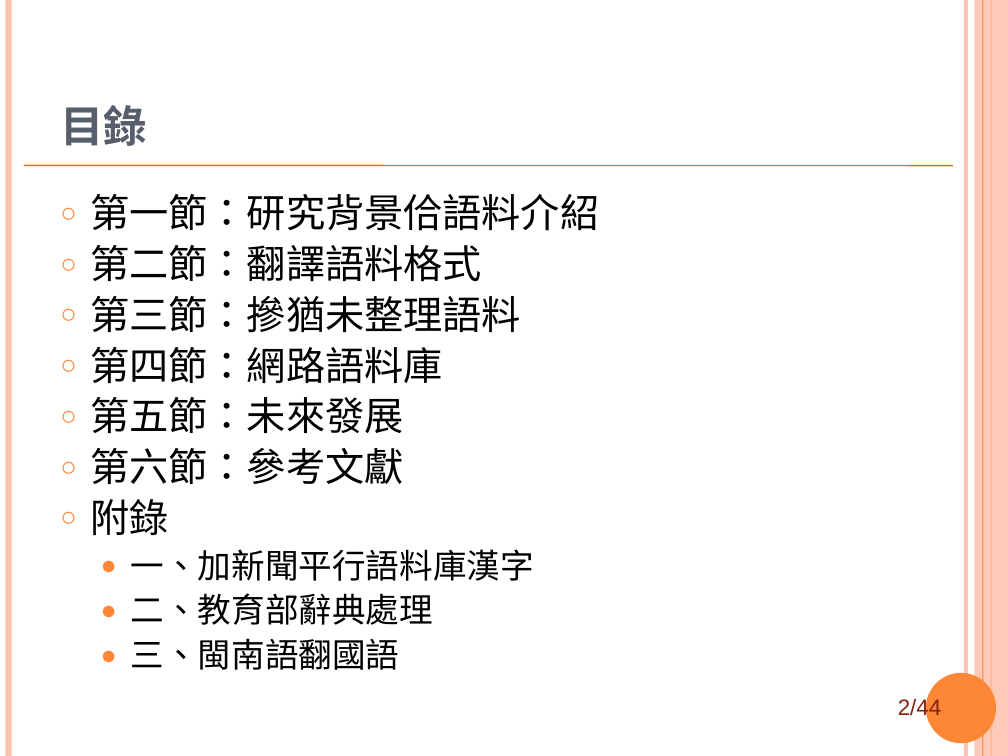
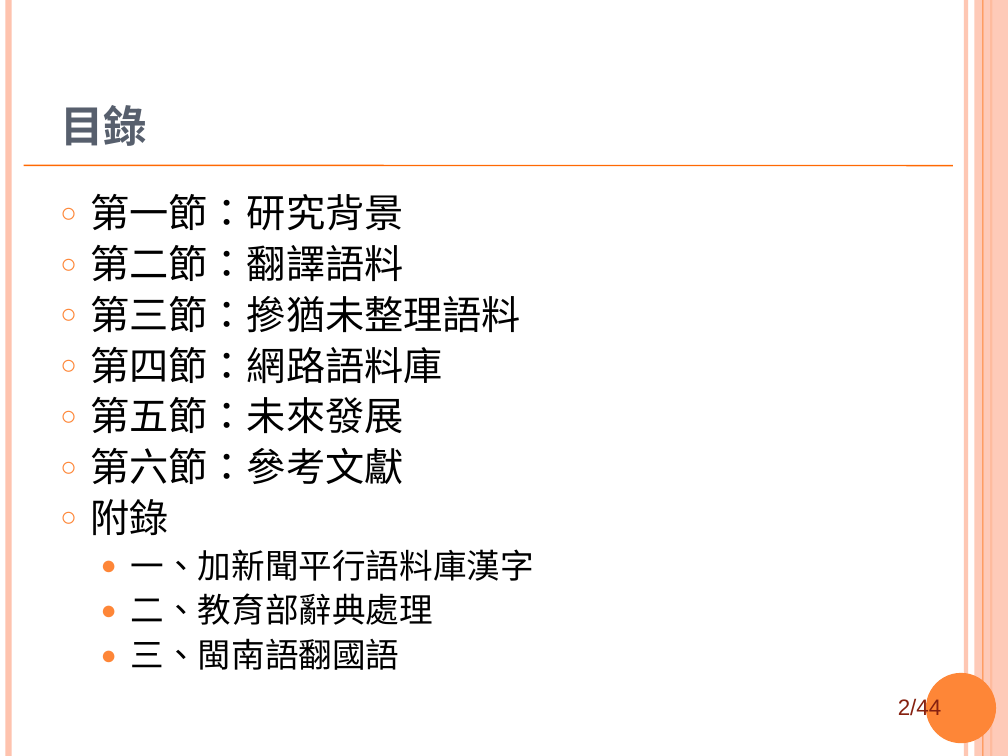
Before and after one commit to sih4sing5hong5/po3-ko3_tau5-iann2-phinn3, a slide deck: slide 2 of 翻譯報告.ppt. Drawn at 1008x756 pixels with LibreOffice and Linux fonts; fonts in the diff are those of the drawing; background and template pictures are left out. Boxes give left, top, right and bottom in pixels: in the first picture for what was removed or moved away, otherwise in the second. Text is boxed around its words. In the diff, an @@ line names an element or a change of style, - is before the commit and + after.

```diff
--- a/翻譯報告.ppt
+++ b/翻譯報告.ppt
@@ text at (90,194,403,281): text changed @@
-○ 第一節：研究背景佮語料介紹
-○ 第二節：翻譯語料格式
+○ 第一節：研究背景
+○ 第二節：翻譯語料
```
Also in this commit, not shown: 1 other slide changed.
